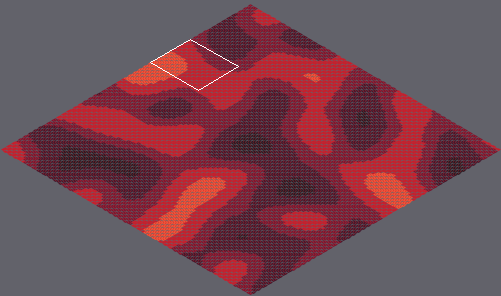
An edit to a level. Tiled map, marswars/resources/mapAssets/loadmap.tmx. Above, an overview of the earlier version with the close-up marked.
Close-up. First the earlier version:
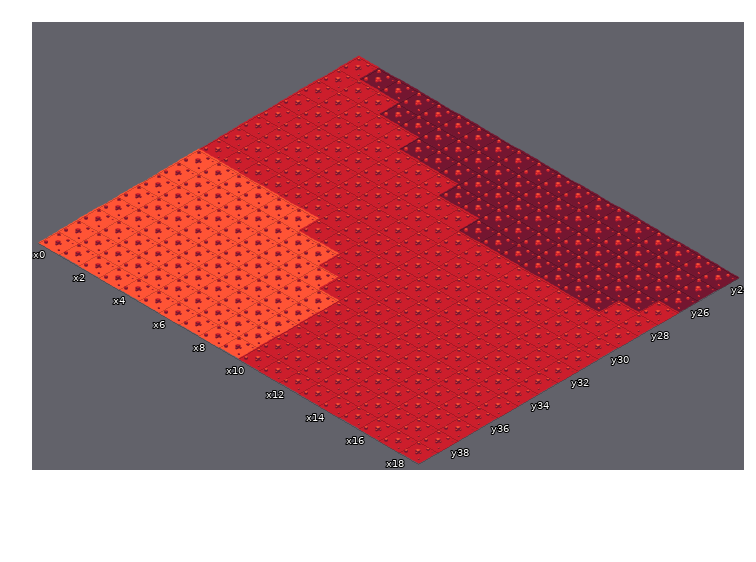
Cells are 55x32 px. Isometric: x runs down to the right, y down to the left. Shown: x 0..18, y 24..39. The commit also changed other parts of the map, which this record leaves out.
The result:
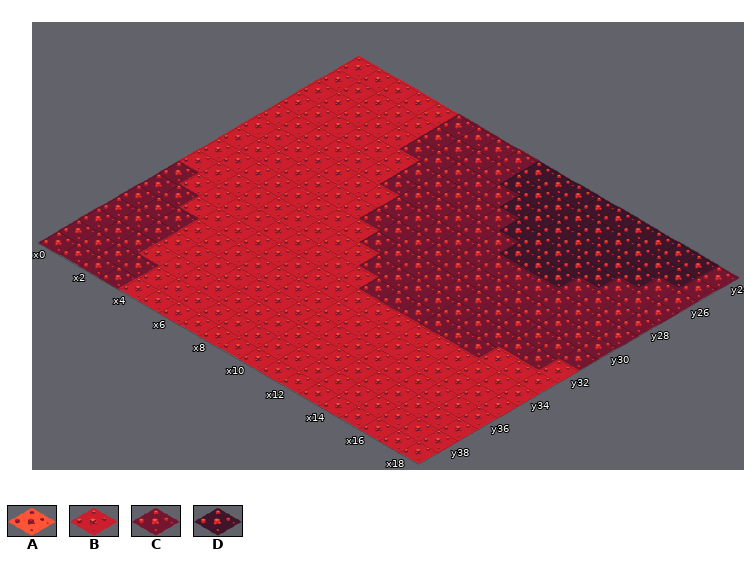
Key: from "tileset1": A 10 "mars006", B 11 "mars007", C 12 "mars008", D 13 "mars009".
_ is an empty cell.
The edit:
Layer "Tile Layer 1":
y 24: x 1..4 CCCC -> BBBB; x 9..17 CCCCCCCCC -> DDDDDDDDD
y 25: x 3..4 CC -> BB; x 9..17 CCCCCCCCC -> DDDDDDDDD
y 26: x 10..16 CCCCCCC -> DDDDDDD
y 27: x 6..7 BB -> CC; x 11..15 CCCCC -> DDDDD; x 18 B -> C
y 28: x 6..9 BBBB -> CCCC; x 12..14 CCC -> DDD; x 17..18 BB -> CC
y 29..30: x 7..18 BBBBBBBBBBBB -> CCCCCCCCCCCC
y 31: x 8..18 BBBBBBBBBBB -> CCCCCCCCCCC
y 32: x 0..5 AAAAAA -> BBBBBB; x 9..17 BBBBBBBBB -> CCCCCCCCC
y 33: x 0..7 AAAAAAAA -> CBBBBBBB; x 10..15 BBBBBB -> CCCCCC
y 34: x 0..8 AAAAAAAAA -> CCBBBBBBB
y 35..37: x 0..9 AAAAAAAAAA -> CCCBBBBBBB
y 38..39: x 0..9 AAAAAAAAAA -> CCCCBBBBBB
